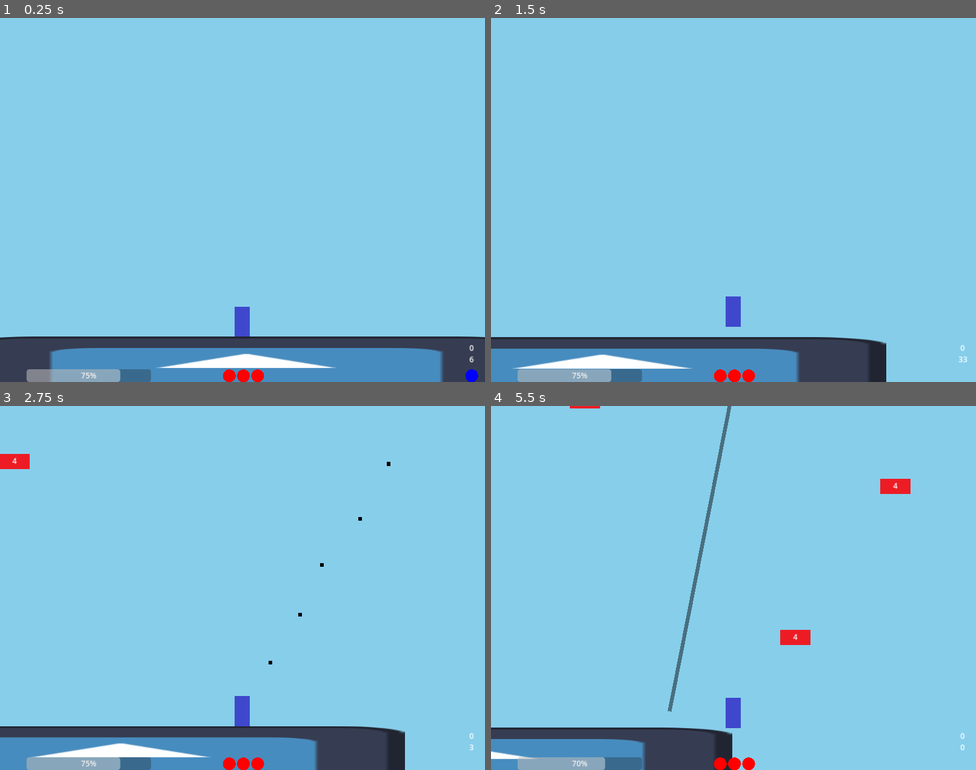
Above: before the commit, frames 1-4 (two rows, left to right).
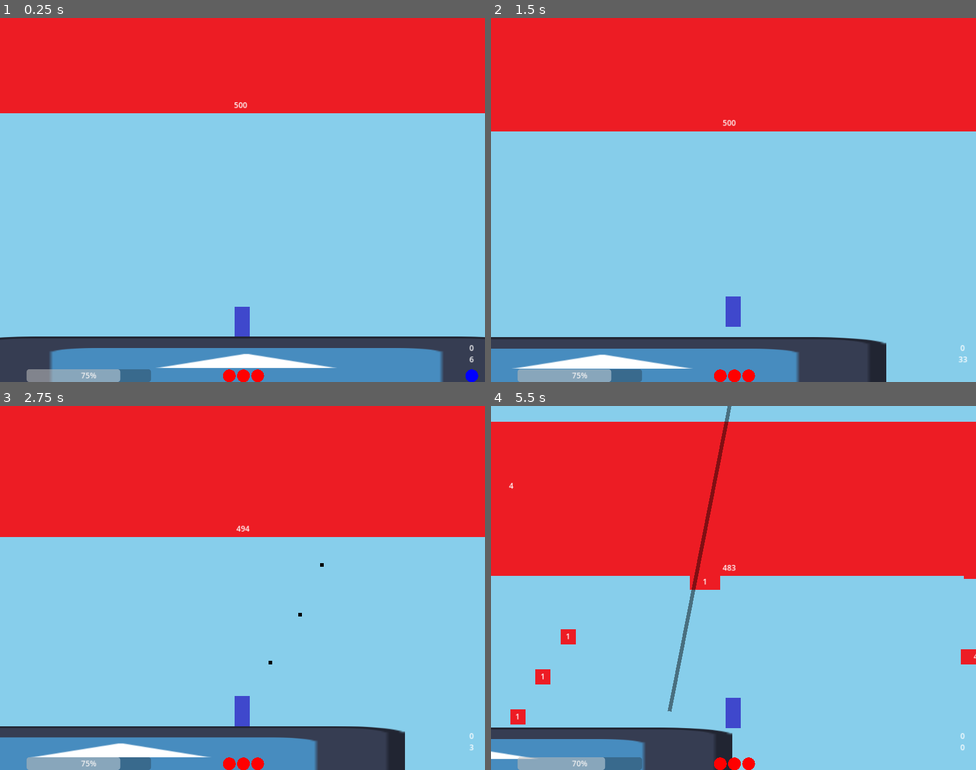
Above: after the commit, the same moments.

Repository: notMSB/bunk
Game: Godot game, scene res://scenes/game.tscn
Same seed, same stepped clock (60 frames per second), same inputs: the game is played once before the commit and once after it. The engine's default icon, where the game draws it, is replaced by a stand-in: a white triangle on a blue panel in a dark square.
Inputs (mouse positions are in pixels of both pictures, inside the frame that each line leads up to):
- Up to frame 1 (0.25 s): no input
- Up to frame 2 (1.5 s): move the mouse to (840, 181) at 0.52 s; hold Right (ui_right) from 0.53 s (still down); tap Shift (item) at 0.6 s; tap Space (jump) at 0.77 s; move the mouse to (636, 218) at 1.27 s; tap Ctrl (misc) at 1.35 s
- Up to frame 3 (2.75 s): tap Space (jump) at 1.52 s; move the mouse to (291, 507) at 2.02 s; release Right (ui_right) at 2.03 s; press the mouse at (291, 507) at 2.03 s; hold Left (ui_left) from 2.03 s (still down)
- Up to frame 4 (5.5 s): move the mouse to (709, 660) at 2.77 s; release Left (ui_left) at 2.78 s; release the mouse at (709, 660) at 2.78 s; hold Right (ui_right) 2.78-4.28 s; tap Mouse wheel down (swap_down) at 2.85 s; tap Space (jump) at 3.02, 3.77, 4.52 s; move the mouse to (879, 642) at 3.52 s; tap Shift (item) at 3.6 s; move the mouse to (588, 533) at 4.27 s; hold Left (ui_left) 4.28-5.03 s; tap Ctrl (misc) at 4.35 s; move the mouse to (757, 588) at 5.02 s; press the mouse at (757, 588) at 5.03 s; hold Right (ui_right) from 5.03 s (still down)

The runs differ from the first frame. In frame 1, 26% of the frame differs, in the area x 0-100%, y 0-27%; in frame 2, 31%; in frame 3, 36%; in frame 4, 43%, in the area x 0-100%, y 0-88%.

Commit message:
boss prototype

Diff:
--- /dev/null
+++ b/scenes/boss.tscn
@@ -0,0 +1,66 @@
+[gd_scene load_steps=6 format=3 uid="uid://b86hbuygu7hhp"]
+
+[ext_resource type="Script" path="res://scripts/boss.gd" id="1_tmlrh"]
+[ext_resource type="Texture2D" uid="uid://v2pfogxv7iam" path="res://assets/sprites/enemy.png" id="2_he3l6"]
+
+[sub_resource type="RectangleShape2D" id="RectangleShape2D_v371p"]
+size = Vector2(1092, 337)
+
+[sub_resource type="RectangleShape2D" id="RectangleShape2D_b1x6j"]
+size = Vector2(64, 4)
+
+[sub_resource type="RectangleShape2D" id="RectangleShape2D_vj3ap"]
+size = Vector2(1087, 336)
+
+[node name="Boss" type="CharacterBody2D"]
+collision_layer = 2
+collision_mask = 5
+motion_mode = 1
+wall_min_slide_angle = 0.0
+script = ExtResource("1_tmlrh")
+health = 500
+
+[node name="Sprites" type="Node2D" parent="."]
+
+[node name="1" type="Sprite2D" parent="Sprites"]
+position = Vector2(509.5, 147)
+scale = Vector2(16.9219, 10.1875)
+texture = ExtResource("2_he3l6")
+
+[node name="EnemyShape" type="CollisionShape2D" parent="."]
+position = Vector2(510, 145.5)
+shape = SubResource("RectangleShape2D_v371p")
+
+[node name="PlatformBody" type="StaticBody2D" parent="."]
+visible = false
+collision_layer = 16
+
+[node name="PlatformShape" type="CollisionShape2D" parent="PlatformBody"]
+visible = false
+position = Vector2(0, -14)
+shape = SubResource("RectangleShape2D_b1x6j")
+disabled = true
+one_way_collision = true
+
+[node name="ContactDamage" type="Area2D" parent="."]
+collision_layer = 2
+
+[node name="DamageArea" type="CollisionShape2D" parent="ContactDamage"]
+position = Vector2(510.5, 146)
+shape = SubResource("RectangleShape2D_vj3ap")
+
+[node name="AI" type="Node2D" parent="."]
+visible = false
+
+[node name="UI" type="Node2D" parent="."]
+
+[node name="HPText" type="Label" parent="UI"]
+offset_left = 480.0
+offset_top = 281.0
+offset_right = 540.0
+offset_bottom = 307.0
+text = "0"
+horizontal_alignment = 1
+metadata/_edit_use_anchors_ = true
+
+[connection signal="body_entered" from="ContactDamage" to="." method="_on_contact_damage_body_entered"]
--- a/scenes/game.tscn
+++ b/scenes/game.tscn
@@ -10,6 +10,7 @@
 [ext_resource type="PackedScene" uid="uid://c5d10buygwl2h" path="res://scenes/shrimp.tscn" id="5_bbasy"]
 [ext_resource type="PackedScene" uid="uid://cvfppjfmmea6a" path="res://scenes/clam.tscn" id="6_3daw6"]
 [ext_resource type="PackedScene" uid="uid://duyont48u7aox" path="res://scenes/swarmer.tscn" id="7_6cpvj"]
+[ext_resource type="PackedScene" uid="uid://b86hbuygu7hhp" path="res://scenes/boss.tscn" id="8_6bkhq"]
 [ext_resource type="PackedScene" uid="uid://clrlxmijdtec1" path="res://scenes/item_platform.tscn" id="8_abx8m"]
 
 [sub_resource type="RectangleShape2D" id="RectangleShape2D_8oyl6"]
@@ -94,6 +95,7 @@
 Shrimp = ExtResource("5_bbasy")
 Clam = ExtResource("6_3daw6")
 Swarmer = ExtResource("7_6cpvj")
+Boss = ExtResource("8_6bkhq")
 ItemPlatform = ExtResource("8_abx8m")
 
 [node name="Player" parent="." instance=ExtResource("1_5bqmq")]
--- /dev/null
+++ b/scripts/boss.gd
@@ -0,0 +1,24 @@
+extends "res://scripts/enemy.gd"
+
+var player
+
+const THRESHOLD := 100
+var nextCheck : int
+
+func _ready():
+	nextCheck = health - THRESHOLD
+	$UI/HPText.text = str(health)
+
+func _physics_process(_delta):
+	recalibrate()
+	if health <= nextCheck:
+		position.y -= 300
+		nextCheck -= THRESHOLD
+	else: position.y += 0.5
+
+func setup(_cam, p):
+	player = p
+	recalibrate()
+
+func recalibrate():
+	global_position.x = player.global_position.x - $EnemyShape.shape.size.x*.5 + player.get_node("CollisionShape2D").shape.size.x
--- a/scripts/player.gd
+++ b/scripts/player.gd
@@ -164,7 +164,7 @@
 	var runScore = UI.get_height()
 	if runScore > Global.score: Global.score = runScore
 	Global.usedWeapon = weaponIndex
-	get_tree().reload_current_scene()
+	get_tree().call_deferred("reload_current_scene")
 
 func plat_drop():
 	position.y += 4
--- a/scripts/spawner.gd
+++ b/scripts/spawner.gd
@@ -7,6 +7,7 @@
 @export var Shrimp : PackedScene
 @export var Clam : PackedScene
 @export var Swarmer : PackedScene
+@export var Boss : PackedScene
 
 @export var ItemPlatform: PackedScene
 
@@ -33,6 +34,7 @@
 
 func _ready():
 	enemyScenes = [Swarmer, Clam, Shrimp, Enemy]
+	spawn(CAMERA.get_screen_center_position(), true, true)
 
 func _process(delta):
 	height = UI.get_height()
@@ -71,26 +73,28 @@
 		offscreenSpawns = 0
 		spawn(Vector2(CAMERA.get_screen_center_position().x, CAMERA.get_screen_center_position().y - screenY))
 
-func spawn(center, original = false):
+func spawn(center, original = false, boss = false):
 	var newSpawn : CharacterBody2D
 	var isItem := false
 
 	var specificHoriz : int = HORIZ_MOD if original else HORIZ_MOD / 2
 
-	if original: platSpawnCounter +=1
-	if platSpawnCounter >= platformFrequency and original:
-		newSpawn = ItemPlatform.instantiate()
-		platSpawnCounter = 0
-		isItem = true
+	if boss: newSpawn = Boss.instantiate()
 	else:
-		var totalOdds := 0
-		for i in enemyOdds: totalOdds += i
-		var enemyRando := randi() % totalOdds
-		for i in enemyScenes.size():
-			enemyRando -= enemyOdds[i]
-			if enemyRando < 0:
-				newSpawn = enemyScenes[i].instantiate()
-				break
+		if original: platSpawnCounter +=1
+		if platSpawnCounter >= platformFrequency and original:
+			newSpawn = ItemPlatform.instantiate()
+			platSpawnCounter = 0
+			isItem = true
+		else:
+			var totalOdds := 0
+			for i in enemyOdds: totalOdds += i
+			var enemyRando := randi() % totalOdds
+			for i in enemyScenes.size():
+				enemyRando -= enemyOdds[i]
+				if enemyRando < 0:
+					newSpawn = enemyScenes[i].instantiate()
+					break
 	add_child(newSpawn)
 	if isItem:
 		var yPos : float = center.y - VERT_BASE - randi() % (VERT_MOD)
Not shown, changed: export_presets.cfg
Not shown: 1 places in scenes/game.tscn that only renumber resources
